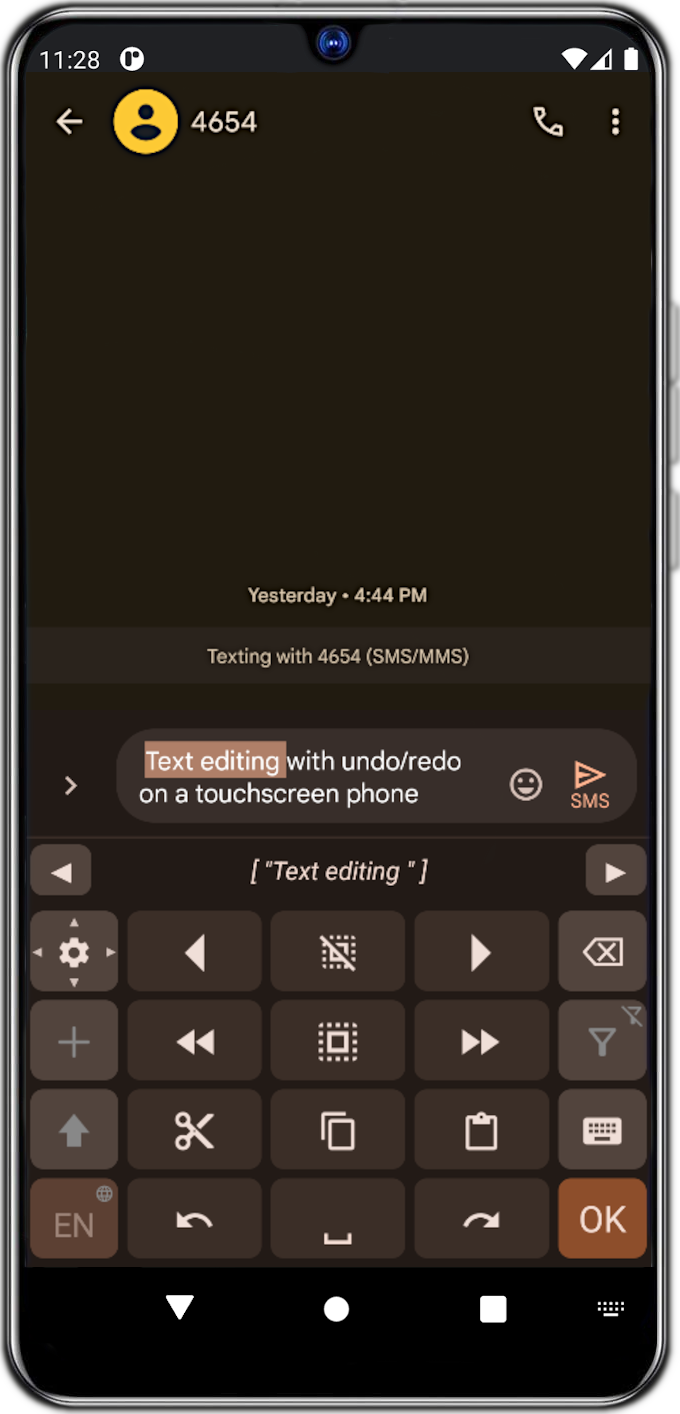
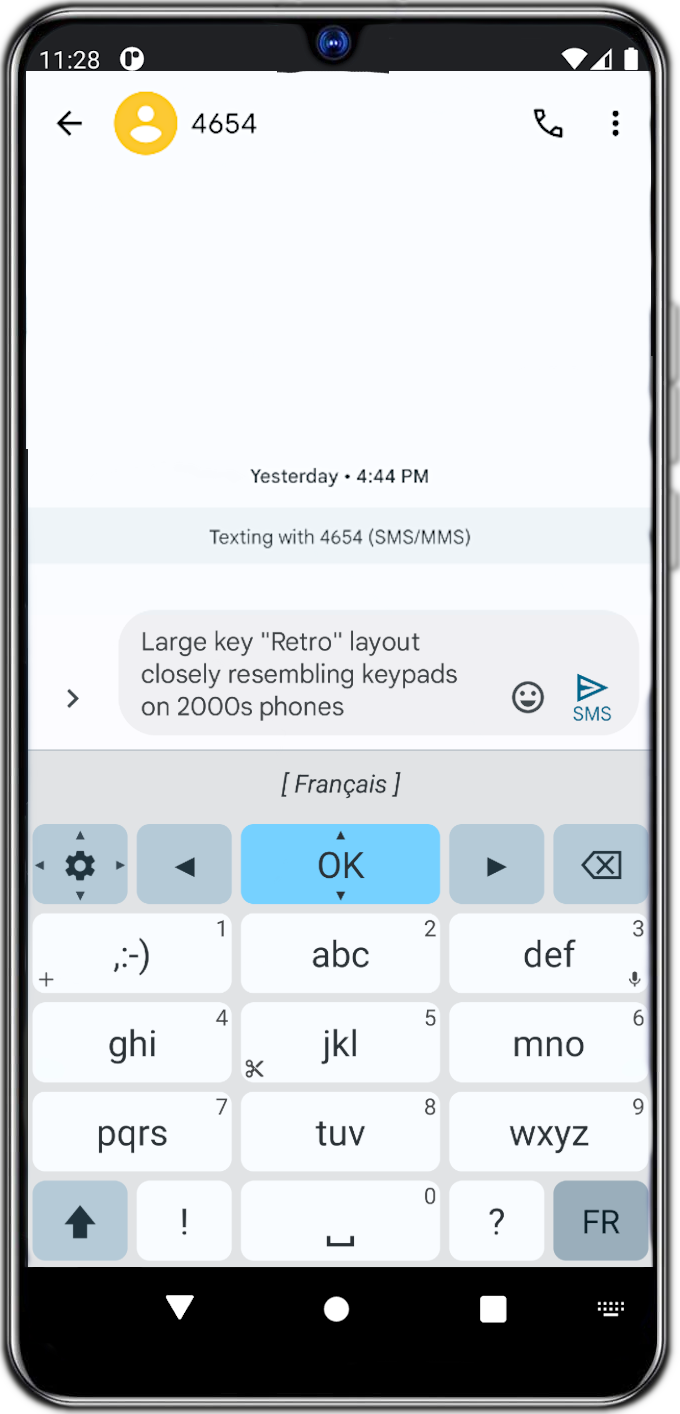
Comparing the layer stacks of the two 680 x 1414 images. Changes:
hid "2" over [26, 72, 651, 1267]
added layer "6" above "3" over [26, 71, 653, 1267]
